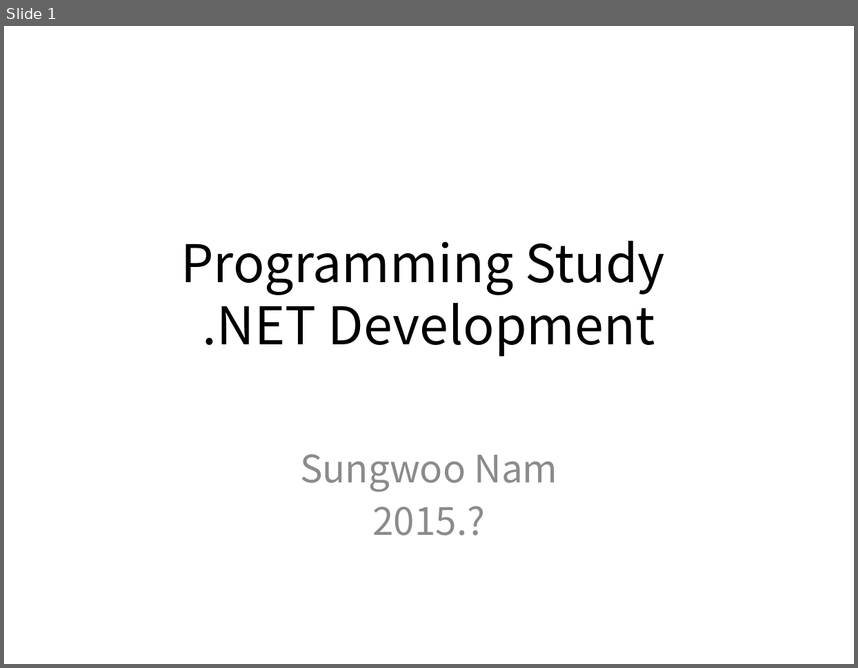
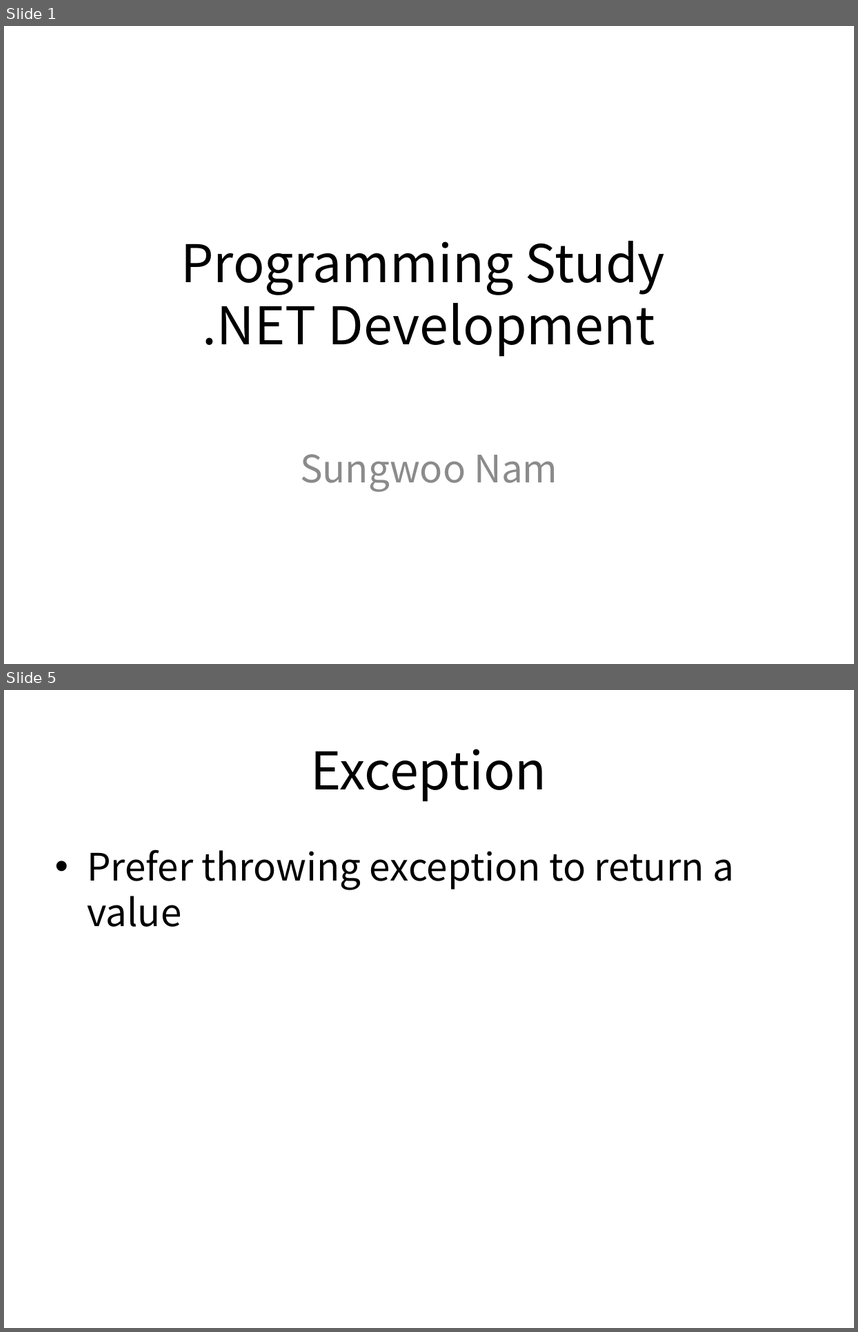
Before and after one commit to SungwooNam/ProgrammingStudy, a slide deck: src/Documents/Programming Study - .NET Development.pptx. Shown one above the other, each under a label of ours: slide 1 before the commit, slides 1 and 5 after it; the slides between them are not shown. The pictures are 858x668 and 858x1332 pixels, drawn with LibreOffice and Linux fonts; fonts in the diff are those of the drawing. Boxes give left, top, right and bottom in pixels: in the first picture for what was removed or moved away, otherwise in the second. Text is boxed around its words. In the diff, an @@ line names an element or a change of style, - is before the commit and + after.

```diff
--- a/src/Documents/Programming Study - .NET Development.pptx
+++ b/src/Documents/Programming Study - .NET Development.pptx
@@ slide 5 added at box(4, 690, 854, 1328), background #FFFFFF @@
@@ title added at box(311, 749, 547, 802), 44 pt, text #000000 @@
+Exception
@@ text added at box(87, 849, 734, 927), 32 pt, text #000000 @@
+• Prefer throwing exception to return a value
@@ slide 1 changed as well @@
@@ subtitle at box(373, 506, 486, 535): paragraph removed @@
-2015.?
```
Also in this commit, not shown: 1 other slide changed, 2 other slides added, 4 other files.
